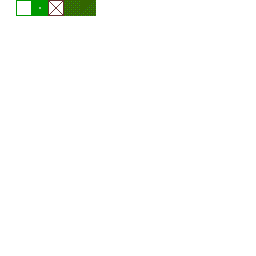
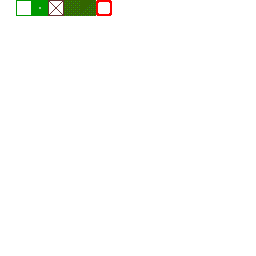
The second 256 × 256 image is a revision of the first. Changes to its layers:
added layer "red" above "Background" over box(96, 0, 112, 16)
